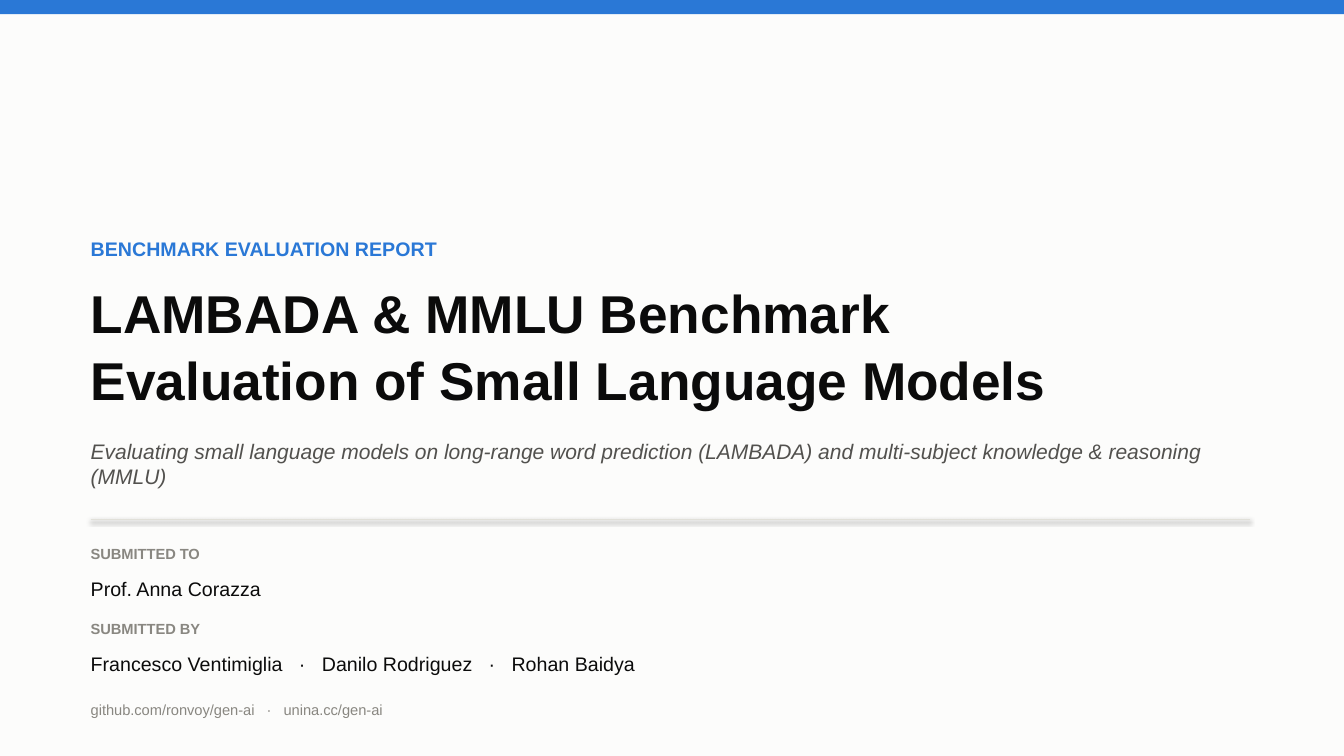
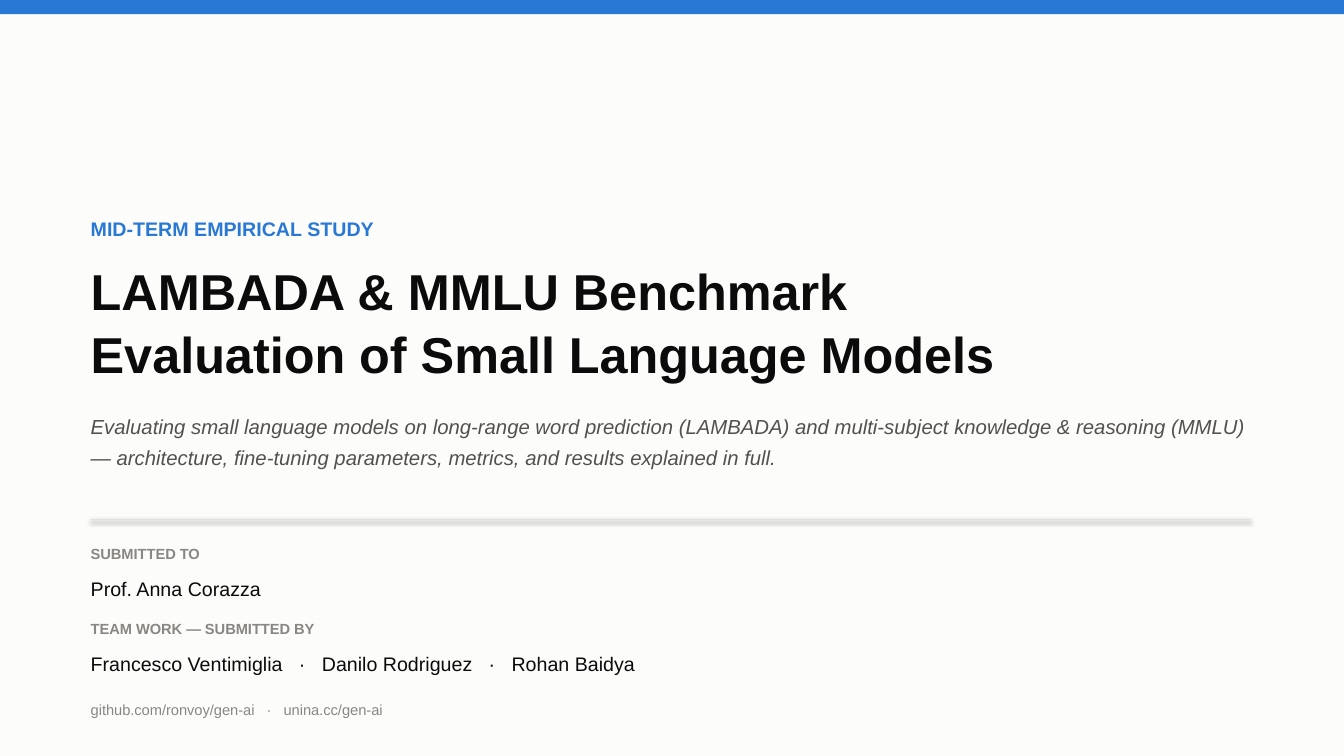
Before and after one commit to ronvoy/gen-ai, a slide deck: slide 1 of report.pptx. Drawn at 1344x756 pixels with LibreOffice and Linux fonts; fonts in the diff are those of the drawing. Boxes give left, top, right and bottom in pixels: in the first picture for what was removed or moved away, otherwise in the second. Text is boxed around its words. In the diff, an @@ line names an element or a change of style, - is before the commit and + after.

Commit message:
gen-ai report per guideline

```diff
--- a/report.pptx
+++ b/report.pptx
@@ text at <box>91,222,373,236</box>: text changed @@
-BENCHMARK EVALUATION REPORT
+MID-TERM EMPIRICAL STUDY
@@ text "LAMBADA & MMLU Benchmark Evaluation ...": place and size @@
-text "LAMBADA & MMLU Benchmark Evaluation ..." at <box>91,294,1045,410</box>
+text "LAMBADA & MMLU Benchmark Evaluation ..." at <box>91,273,994,383</box>
@@ text "LAMBADA & MMLU Benchmark Evaluation ..." at <box>91,273,994,383</box>: size 38 to 36 pt @@
@@ text at <box>91,419,1244,469</box>: text changed; size 15 to 14.5 pt @@
-Evaluating small language models on long-range word prediction (LAMBADA) and multi-subject knowledge & reasoning (MMLU)
+Evaluating small language models on long-range word prediction (LAMBADA) and multi-subject knowledge & reasoning (MMLU) — architecture, fine-tuning parameters, metrics, and results explained in full.
@@ text at <box>91,624,314,634</box>: text changed @@
-SUBMITTED BY
+TEAM WORK — SUBMITTED BY
```
Also in this commit, not shown: 9 other slides changed, 28 slides added, 6 slides removed, 3 other files.
